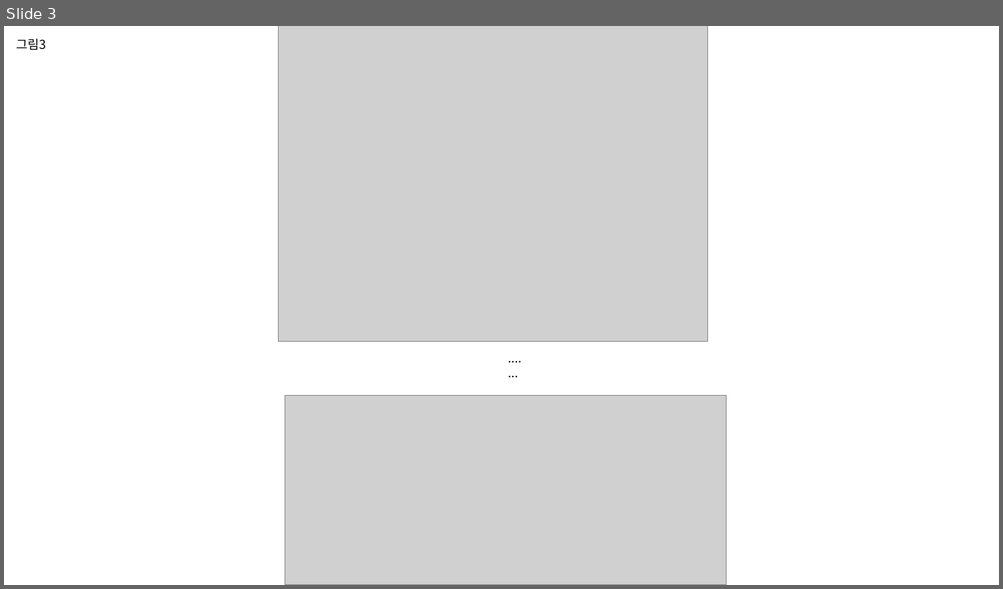
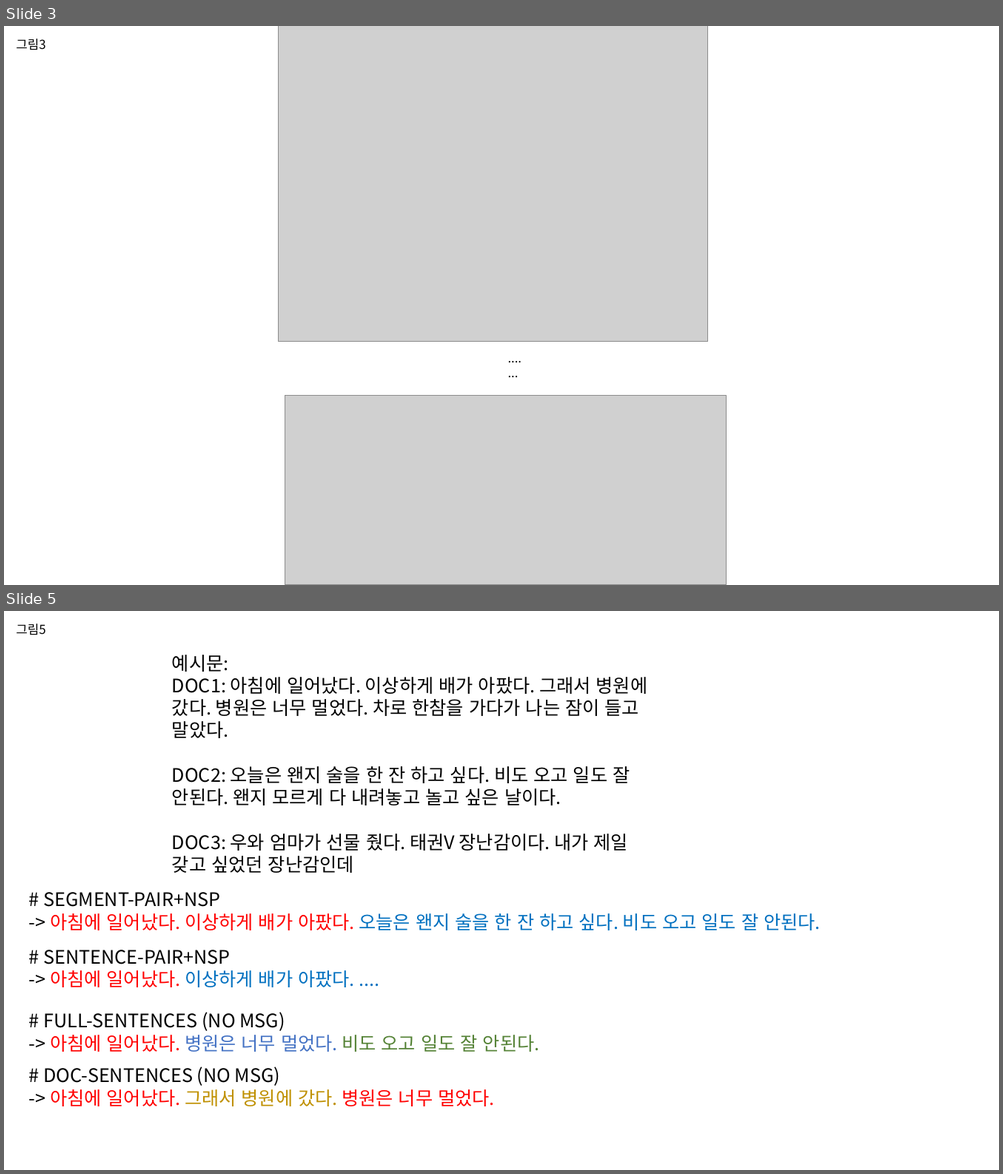
Before and after one commit to jinkilee/hello-transformer, a slide deck: draft/chapter5.pptx. Shown one above the other, each under a label of ours: slide 3 before the commit, slides 3 and 5 after it; the slides between them are not shown. The pictures are 1003x589 and 1003x1174 pixels, drawn with LibreOffice and Linux fonts; fonts in the diff are those of the drawing; grey boxes stand for pictures. Boxes give left, top, right and bottom in pixels: in the first picture for what was removed or moved away, otherwise in the second. Text is boxed around its words. In the diff, an @@ line names an element or a change of style, - is before the commit and + after.

```diff
--- a/draft/chapter5.pptx
+++ b/draft/chapter5.pptx
@@ slide 5 added at [4,611,999,1170], background #FFFFFF @@
@@ text added at [16,624,45,635], 12 pt, text #000000 @@
+그림5
@@ text added at [172,655,648,873], 18 pt, text #000000 @@
+예시문:
+DOC1: 아침에 일어났다. 이상하게 배가 아팠다. 그래서 병원에 갔다. 병원은 너무 멀었다. 차로 한참을 가다가 나는 잠이 들고 말았다.
+DOC2: 오늘은 왠지 술을 한 잔 하고 싶다. 비도 오고 일도 잘 안된다. 왠지 모르게 다 내려놓고 놀고 싶은 날이다.
+DOC3: 우와 엄마가 선물 줬다. 태권V 장난감이다. 내가 제일 갖고 싶었던 장난감인데
@@ text added at [43,892,820,931], 18 pt, text #0070C0 @@
+# SEGMENT-PAIR+NSP
+-> 아침에 일어났다. 이상하게 배가 아팠다. 오늘은 왠지 술을 한 잔 하고 싶다. 비도 오고 일도 잘 안된다.
@@ text added at [43,950,355,988], 18 pt, text #000000 @@
+# SENTENCE-PAIR+NSP
+-> 아침에 일어났다. 이상하게 배가 아팠다. ....
@@ text added at [43,1012,540,1052], 18 pt, text #000000 @@
+# FULL-SENTENCES (NO MSG)
+-> 아침에 일어났다. 병원은 너무 멀었다. 비도 오고 일도 잘 안된다.
@@ text added at [43,1067,495,1107], 18 pt, text #000000 @@
+# DOC-SENTENCES (NO MSG)
+-> 아침에 일어났다. 그래서 병원에 갔다. 병원은 너무 멀었다.
```
Also in this commit, not shown: 1 other slide added.
